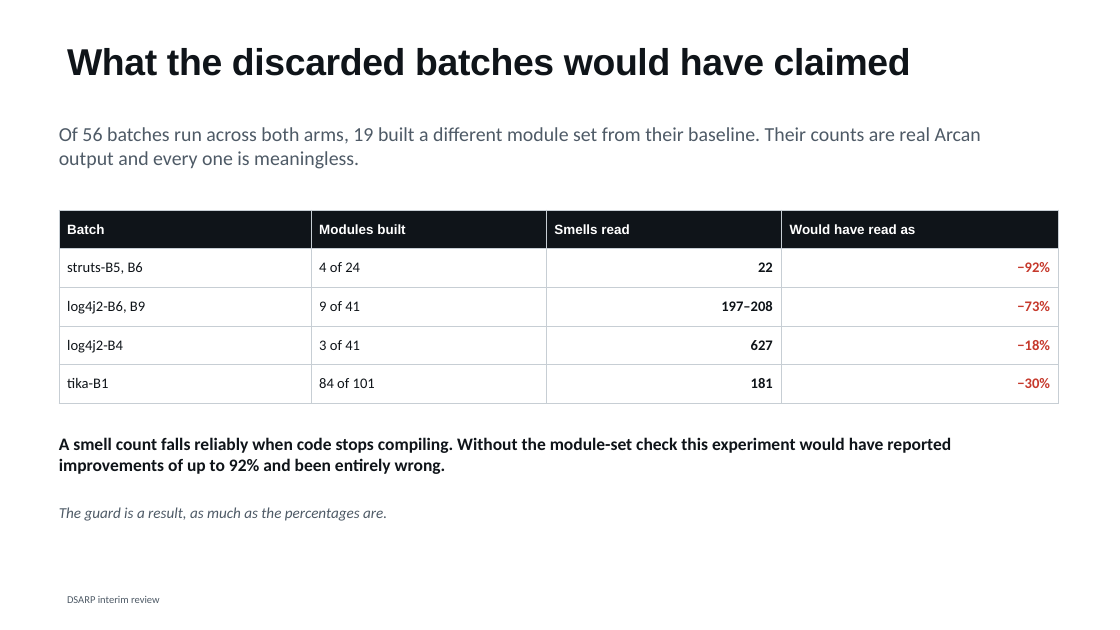
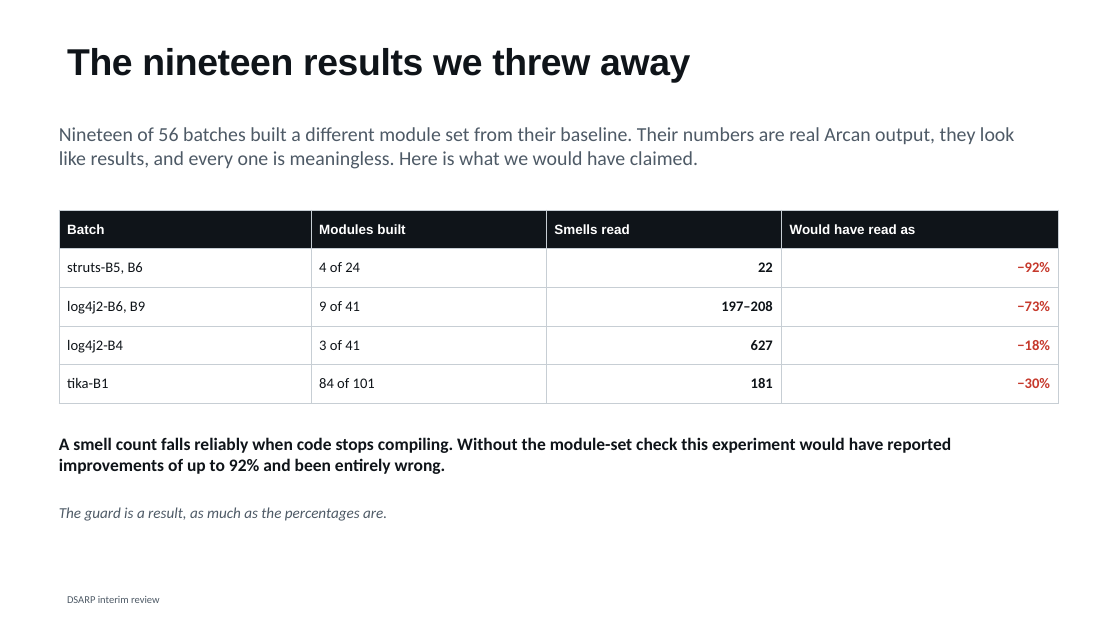
Before and after one commit to shimoriki/DSARPProject, a slide deck: slide 34 of docs/DSARP_interim_review.pptx (slide 33 before the commit). Drawn at 1120x630 pixels with LibreOffice and Linux fonts; fonts in the diff are those of the drawing. Boxes give left, top, right and bottom in pixels: in the first picture for what was removed or moved away, otherwise in the second. Text is boxed around its words. In the diff, an @@ line names an element or a change of style, - is before the commit and + after.

```diff
--- a/docs/DSARP_interim_review.pptx
+++ b/docs/DSARP_interim_review.pptx
@@ title at [67,48,690,82]: text changed @@
-What the discarded batches would have claimed
+The nineteen results we threw away
@@ text at [59,127,1015,169]: text changed @@
-Of 56 batches run across both arms, 19 built a different module set from their baseline. Their counts are real Arcan output and every one is meaningless.
+Nineteen of 56 batches built a different module set from their baseline. Their numbers are real Arcan output, they look like results, and every one is meaningless. Here is what we would have claimed.
```
Also in this commit, not shown: 35 other slides changed, 2 slides added, 3 other files.
